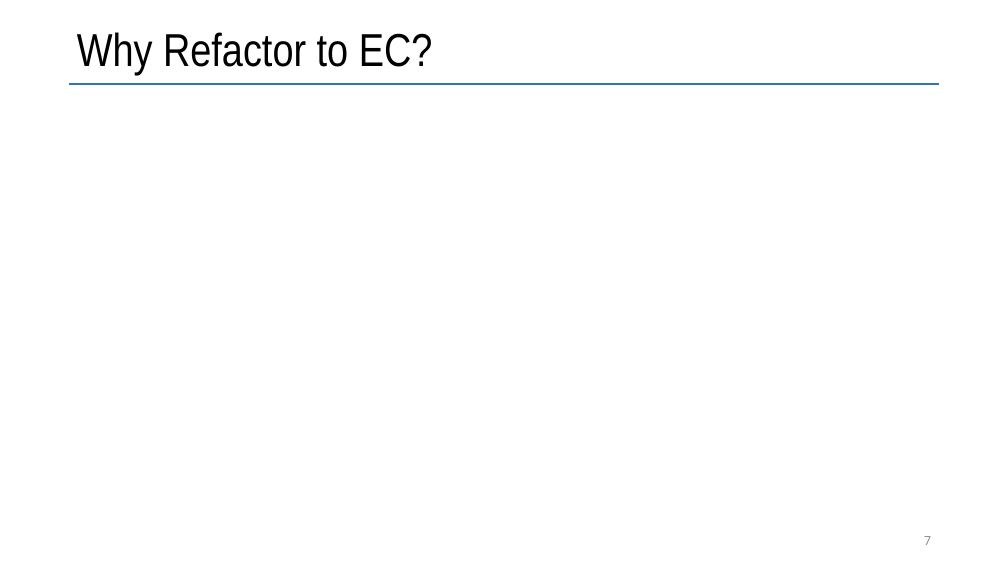
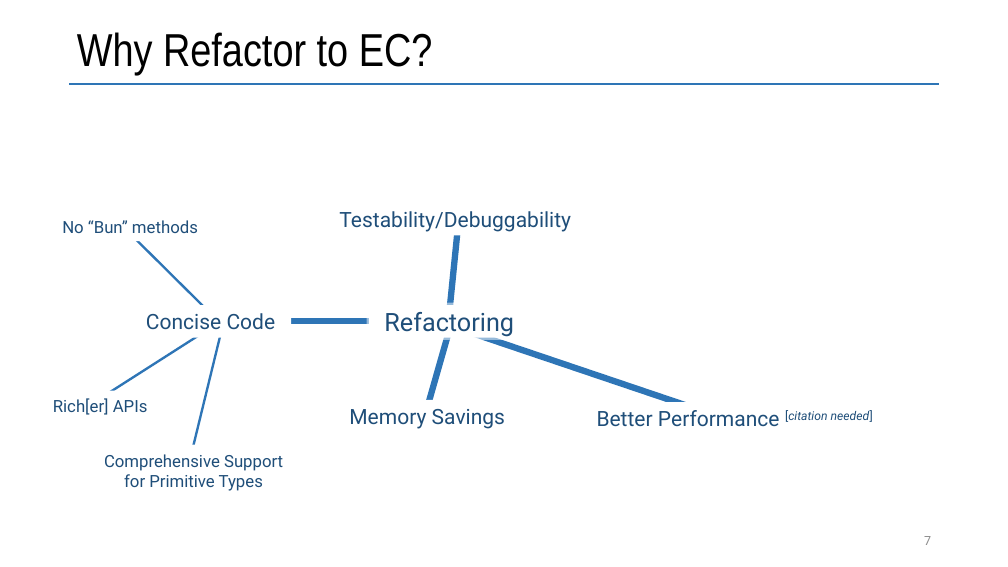
Before and after one commit to vmzakharov/refactor-to-ec, a slide deck: slide 7 of docs/RefactorToEcIntro.pptx. Drawn at 1008x567 pixels with LibreOffice and Linux fonts; fonts in the diff are those of the drawing. Boxes give left, top, right and bottom in pixels: in the first picture for what was removed or moved away, otherwise in the second. Text is boxed around its words. In the diff, an @@ line names an element or a change of style, - is before the commit and + after.

```diff
--- a/docs/RefactorToEcIntro.pptx
+++ b/docs/RefactorToEcIntro.pptx
@@ text added at [62,220,198,233], 16 pt, text #1F4E79 @@
+No “Bun” methods
@@ line added from (130, 234) to (214, 317), #2E75B6 2.25 pt @@
@@ text added at [339,211,571,232], 20 pt, text #1F4E79 @@
+Testability/Debuggability
@@ line added from (449, 312) to (458, 225), #2E75B6 6 pt @@
@@ line added from (101, 398) to (214, 326), #2E75B6 2.25 pt @@
@@ text added at [146,313,276,330], 20 pt, text #1F4E79 @@
+Concise Code
@@ line added from (223, 326) to (188, 466), #2E75B6 2.25 pt @@
@@ line added from (441, 321) to (225, 321), #2E75B6 6 pt @@
@@ rounded rectangle added at [369,306,530,338], fill #FFFFFF, outline #FFFFFF 4.5 pt, 24 pt, text #1F4E79 @@
+Refactoring
@@ line added from (703, 411) to (456, 327), #2E75B6 6 pt @@
@@ line added from (427, 408) to (449, 330), #2E75B6 6 pt @@
@@ text added at [53,398,148,415], 16 pt, text #1F4E79 @@
+Rich[er] APIs
@@ text added at [349,409,505,429], 20 pt, text #1F4E79 @@
+Memory Savings
@@ text added at [597,410,873,427], 20 pt, text #1F4E79 @@
+Better Performance [citation needed]
@@ text added at [104,454,283,491], 16 pt, text #1F4E79 @@
+Comprehensive Support for Primitive Types
```
Also in this commit, not shown: 3 other slides changed, 3 slides added, 2 other files.
